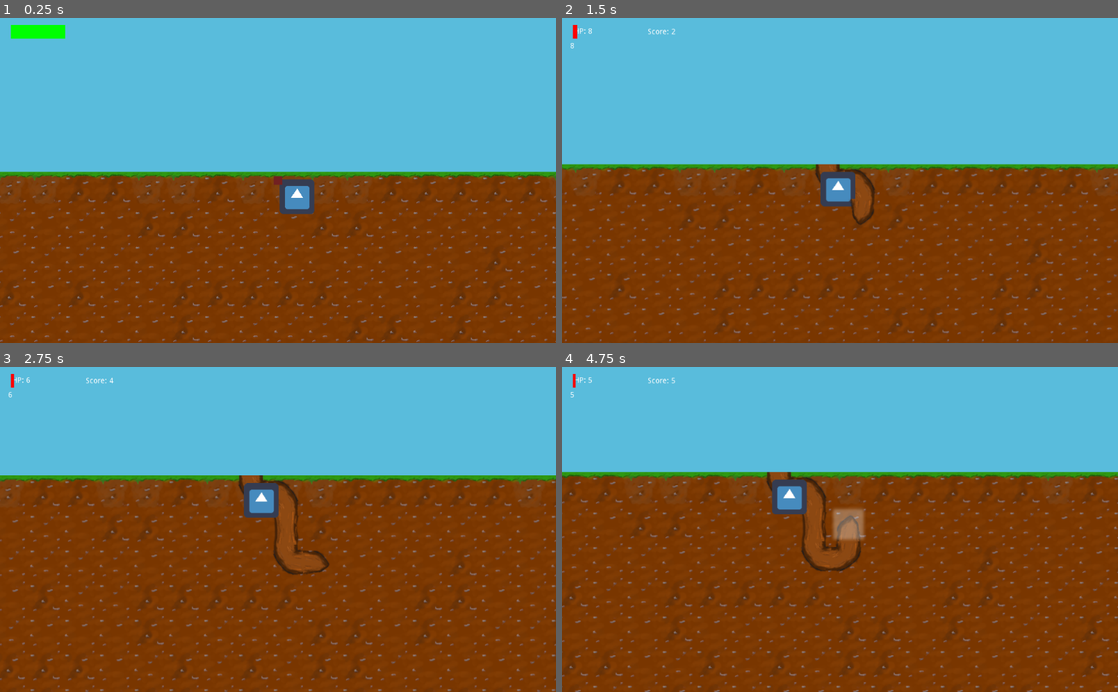
Above: before the commit, frames 1-4 (two rows, left to right).
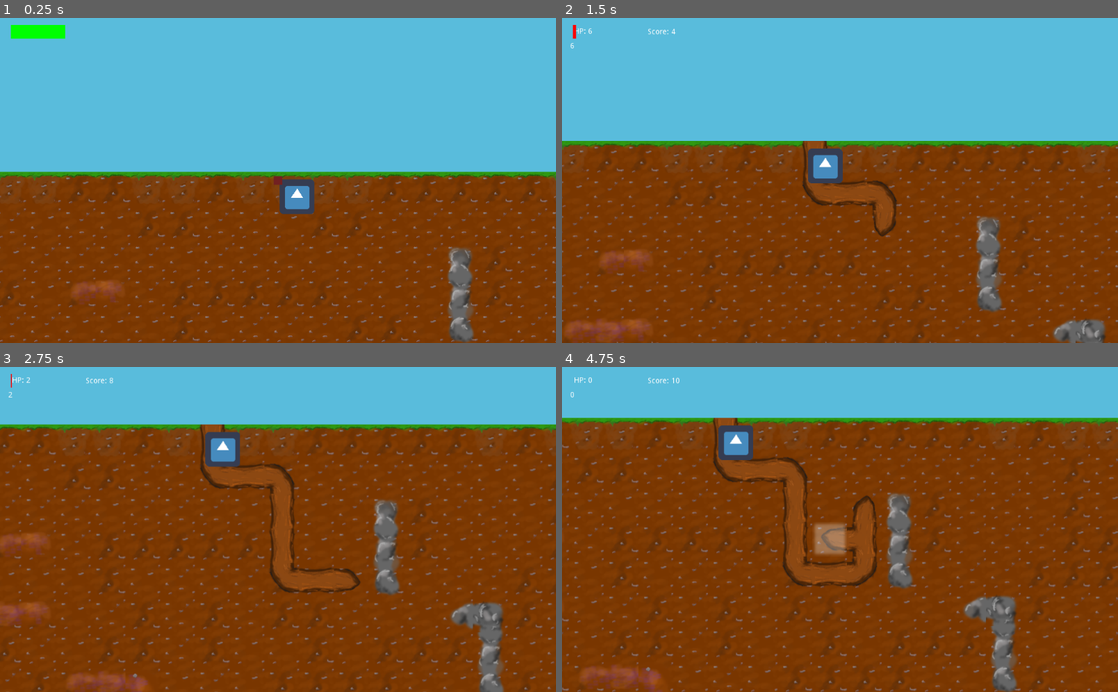
Above: after the commit, the same moments.

Repository: Sushperson/Tree-Simulator-2023
Game: Godot game, scene res://Scenes/World.tscn
Same seed, same stepped clock (60 frames per second), same inputs: the game is played once before the commit and once after it. The engine's default icon, where the game draws it, is replaced by a stand-in: a white triangle on a blue panel in a dark square.
Inputs:
- Up to frame 1 (0.25 s): no input
- Up to frame 2 (1.5 s): hold D (right) 0.53-1.28 s; hold S (down) from 1.28 s (still down)
- Up to frame 3 (2.75 s): release S (down) at 2.03 s; hold D (right) from 2.03 s (still down)
- Up to frame 4 (4.75 s): release D (right) at 2.78 s; hold W (up) 2.78-3.53 s; hold A (left) from 3.53 s (still down)

The runs differ from the first frame. In frame 1, 1.4% of the frame differs, in the area x 13-86%, y 70-100%; in frame 2, 17%; in frame 3, 28%; in frame 4, 29%, in the area x 0-100%, y 2-100%.

Commit message:
added resource and obstacle generation

Diff:
--- a/Tree_sim/Scenes/World.tscn
+++ b/Tree_sim/Scenes/World.tscn
@@ -30,6 +30,7 @@
 [ext_resource path="res://assets/wurzel/kreuzung.png" type="Texture" id=28]
 [ext_resource path="res://assets/wurzel/t_r.png" type="Texture" id=29]
 [ext_resource path="res://assets/wurzel/t_u.png" type="Texture" id=30]
+[ext_resource path="res://Scripts/RO_Grid.gd" type="Script" id=31]
 
 [sub_resource type="TileSet" id=1]
 0/name = "grade_h.png 0"
@@ -417,7 +418,7 @@
 
 [node name="World" type="Node2D"]
 script = ExtResource( 2 )
-tick_length = 0.67
+tick_length = 0.322
 
 [node name="Player" parent="." instance=ExtResource( 1 )]
 position = Vector2( 16, 16 )
@@ -477,8 +478,9 @@
 scale = Vector2( 52.5, 9.5 )
 texture = ExtResource( 20 )
 
-[node name="TileMap" type="TileMap" parent="."]
+[node name="RO_Grid" type="TileMap" parent="."]
 z_index = -4
 tile_set = SubResource( 3 )
 format = 1
 tile_data = PoolIntArray( 262142, 2, 0, 262143, 2, 0, 196608, 2, 2, 327676, 2, 0, 327677, 2, 0, 327678, 2, 65543, 327679, 2, 6, 262144, 2, 131074, 393212, 2, 131072, 393213, 2, 7, 393214, 2, 0, 393215, 2, 0, 458749, 2, 131072, 458750, 2, 0, 458751, 2, 131074 )
+script = ExtResource( 31 )
--- a/Tree_sim/Scripts/BG_Grid.gd
+++ b/Tree_sim/Scripts/BG_Grid.gd
@@ -2,13 +2,6 @@
 
 var dirt_tile_ids = [0,2,4]
 var grass_tile_ids = [6,7]
-
-# generate background tiles for each coordinate in the given rectangle,
-# if there isn't already a tile at a given coordinate
-func generate_tiles(vis_rect):
-	for x in range(vis_rect.position.x, vis_rect.end.x+1):
-		for y in range(vis_rect.position.y, vis_rect.end.y+1):
-			generate_tile(x,y)
 
 # generate a single background tile at the given coordinates
 func generate_tile(x, y):
--- /dev/null
+++ b/Tree_sim/Scripts/RO_Grid.gd
@@ -0,0 +1,34 @@
+extends TileMap
+
+var tile_indices = [[0,0.7],[1,0.3]]
+
+# Called when the node enters the scene tree for the first time.
+func _ready():
+	pass # Replace with function body.
+
+
+func generate_tile(x, y):
+	if(y > 1):
+		var neighbour = get_a_neighbour(x, y)
+		if neighbour == -1:
+			if(randf() < 0.1):
+				var rando = randf()
+				var sum = 0.0
+				for e in tile_indices:
+					if rando < sum + e[1]:
+						set_cell(x, y, e[0])
+						break
+					else:
+						sum += rando
+		else:
+			if(randf() < 0.4):
+				set_cell(x, y, neighbour)
+	update_bitmask_area(Vector2(x, y))
+
+
+func get_a_neighbour(x, y):
+	var neighbours = [Vector2(-1,0), Vector2(1,0), Vector2(0,-1), Vector2(0,1)]
+	for coords in neighbours:
+		if(get_cell(x + coords.x, y + coords.y) != -1):
+			return get_cell(x + coords.x, y + coords.y)
+	return -1
--- a/Tree_sim/Scripts/World.gd
+++ b/Tree_sim/Scripts/World.gd
@@ -25,11 +25,12 @@
 
 # Called when the node enters the scene tree for the first time.
 func _ready():
+	randomize()
 	get_node("RootGrid").cell_size.x = tile_size
 	get_node("RootGrid").cell_size.y = tile_size
 	get_node("BG_Grid").cell_size.x = tile_size
 	get_node("BG_Grid").cell_size.y = tile_size
-	get_node("BG_Grid").generate_tiles(get_visible_rect())
+	generate_tiles(get_visible_rect())
 	get_node("Tick_clock").connect("timeout", self, "tick")
 	get_node("Tick_clock").start(tick_length)
 	get_node("HUD/HpFill").position.x = hp_bar_pos_x + 50
@@ -106,7 +107,10 @@
 
 # process a single game step
 func tick():
+	#restart tick-clock
 	get_node("Tick_clock").start(tick_length)
+	#generate tiles
+	generate_tiles(get_visible_rect())
 	var player = get_node("Player")
 
 	if in_spiel_modus == spiel_modi.wurzeln:
@@ -121,10 +125,6 @@
 			visual_hp()
 			score_update()
 			resource_yoink()
-
-			get_node("BG_Grid").generate_tiles(get_visible_rect())
-
-			game_over()
 
 	elif in_spiel_modus == spiel_modi.back_wurzeln:
 
@@ -210,6 +210,7 @@
 	if in_spiel_modus == spiel_modi.back_wurzeln:
 		sprite.texture = load("res://assets/wurzel_highlight.png")
 		sprite.modulate.a = 0.3
+
 	elif in_spiel_modus == spiel_modi.wurzeln:
 		sprite.texture = load("res://assets/wurzel/ende_o.png")
 		sprite.modulate.a = 1
@@ -222,10 +223,21 @@
 		elif player.last_move_dir == Vector2(0,-1):
 			sprite.set_rotation(PI)
 
+# generate background and RO tiles for each coordinate in the given rectangle,
+# if there isn't already a tile at a given coordinate
+func generate_tiles(vis_rect):
+	var bg_grid = get_node("BG_Grid")
+	var ro_grid = get_node("RO_Grid")
+	for x in range(vis_rect.position.x, vis_rect.end.x+1):
+		for y in range(vis_rect.position.y, vis_rect.end.y+1):
+			if(bg_grid.get_cell(x, y) == -1):
+				ro_grid.generate_tile(x,y)
+				bg_grid.generate_tile(x,y)
+
 
 func resource_yoink():
 	var player = get_node("Player")
-	var tilemap = get_node("TileMap")
+	var tilemap = get_node("RO_Grid")
 	var HUD = get_node("HUD")
 
 	if tilemap.get_cell(player.pos_x, player.pos_y) == 1:
